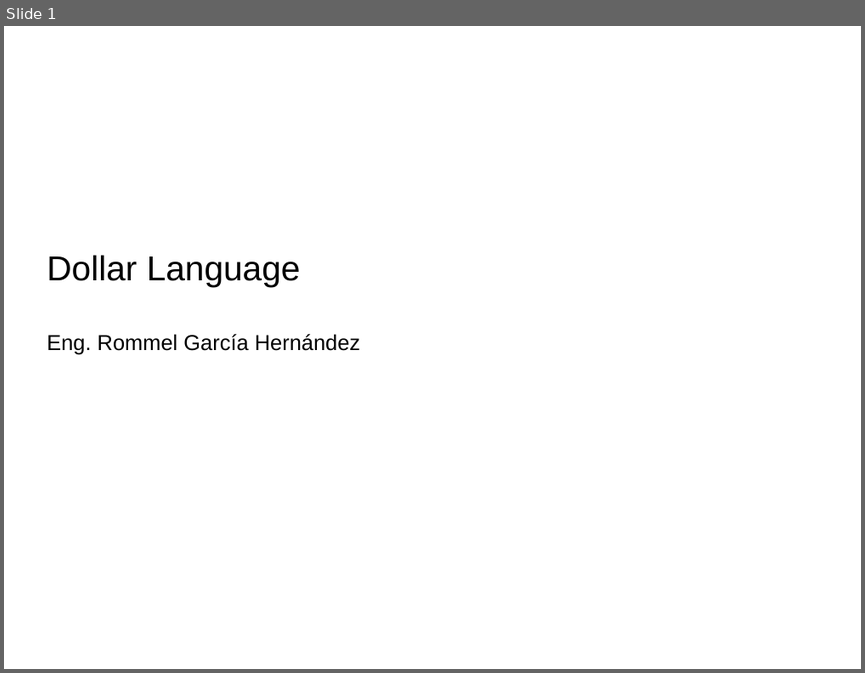
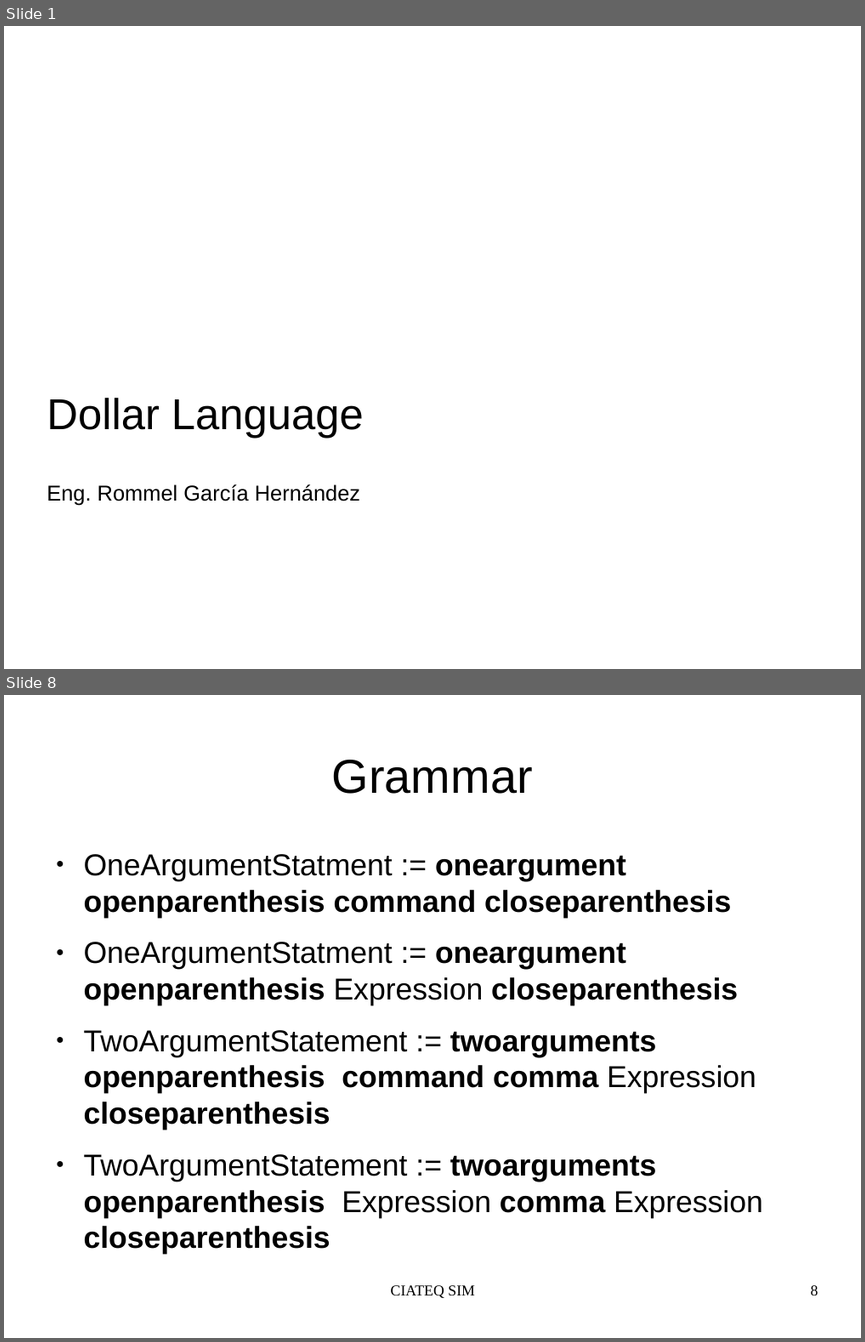
Before and after one commit to tehuano/compilers-sim, a slide deck: dollar_language.odp. Shown one above the other, each under a label of ours: slide 1 before the commit, slides 1 and 8 after it; the slides between them are not shown. The pictures are 865x673 and 865x1342 pixels, drawn with LibreOffice and Linux fonts; fonts in the diff are those of the drawing. Boxes give left, top, right and bottom in pixels: in the first picture for what was removed or moved away, otherwise in the second. Text is boxed around its words. In the diff, an @@ line names an element or a change of style, - is before the commit and + after.

```diff
--- a/dollar_language.odp
+++ b/dollar_language.odp
@@ slide 8 added at bbox=[4, 695, 861, 1338], background #FFFFFF @@
@@ title added at bbox=[332, 760, 533, 794], 44 pt, text #000000 @@
+Grammar
@@ text added at bbox=[84, 854, 763, 1218], 28 pt, text #000000, bold @@
+● OneArgumentStatment := oneargument openparenthesis command closeparenthesis
+● OneArgumentStatment := oneargument openparenthesis Expression closeparenthesis
+● TwoArgumentStatement := twoarguments openparenthesis command comma Expression closeparenthesis
+● TwoArgumentStatement := twoarguments openparenthesis Expression comma Expression closeparenthesis
@@ text added at bbox=[391, 1285, 475, 1298], 14 pt, text #000000 @@
+CIATEQ SIM
@@ page number added at bbox=[811, 1285, 818, 1295], 14 pt, text #000000 @@
+8
@@ slide 1 changed as well @@
@@ subtitle at bbox=[46, 397, 364, 437]: size 32 to 40 pt in "Dollar Language" @@
```
Also in this commit, not shown: 1 other slide changed, 9 other slides added, 6 slides removed, 3 other files.
